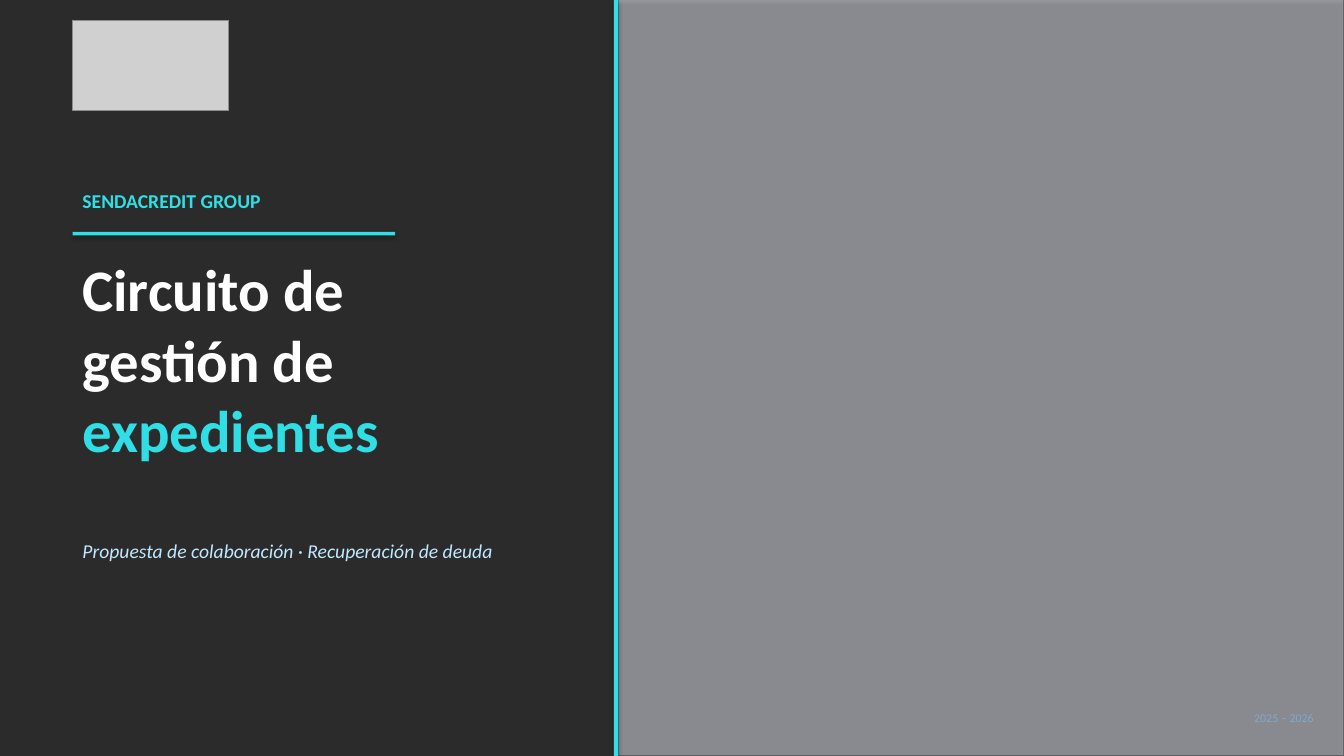
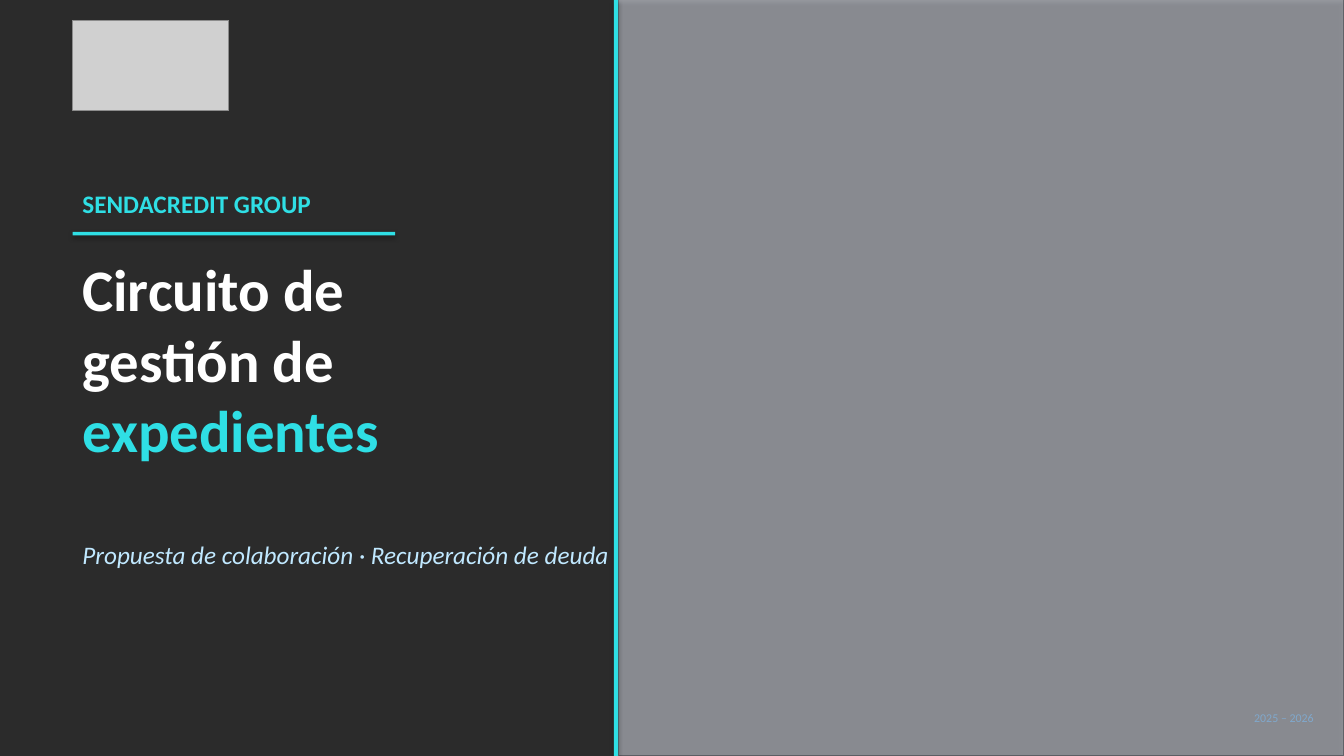
Before and after one commit to alejandroas010/alepixel-web, a slide deck: slide 1 of sendacredit_propuesta.pptx. Drawn at 1344x756 pixels with LibreOffice and Linux fonts; fonts in the diff are those of the drawing; grey boxes stand for pictures; background and template pictures are left out; a plain dark background stands for a picture behind light text. Boxes give left, top, right and bottom in pixels: in the first picture for what was removed or moved away, otherwise in the second. Text is boxed around its words. In the diff, an @@ line names an element or a change of style, - is before the commit and + after.

```diff
--- a/sendacredit_propuesta.pptx
+++ b/sendacredit_propuesta.pptx
@@ text "SENDACREDIT GROUP" at bbox=[82, 196, 311, 213]: size 14 to 18 pt @@
@@ text "Propuesta de colaboración · Recuperación ..." at bbox=[82, 546, 609, 568]: size 14 to 18 pt @@
```
Also in this commit, not shown: 4 other slides changed, 2 other files.
